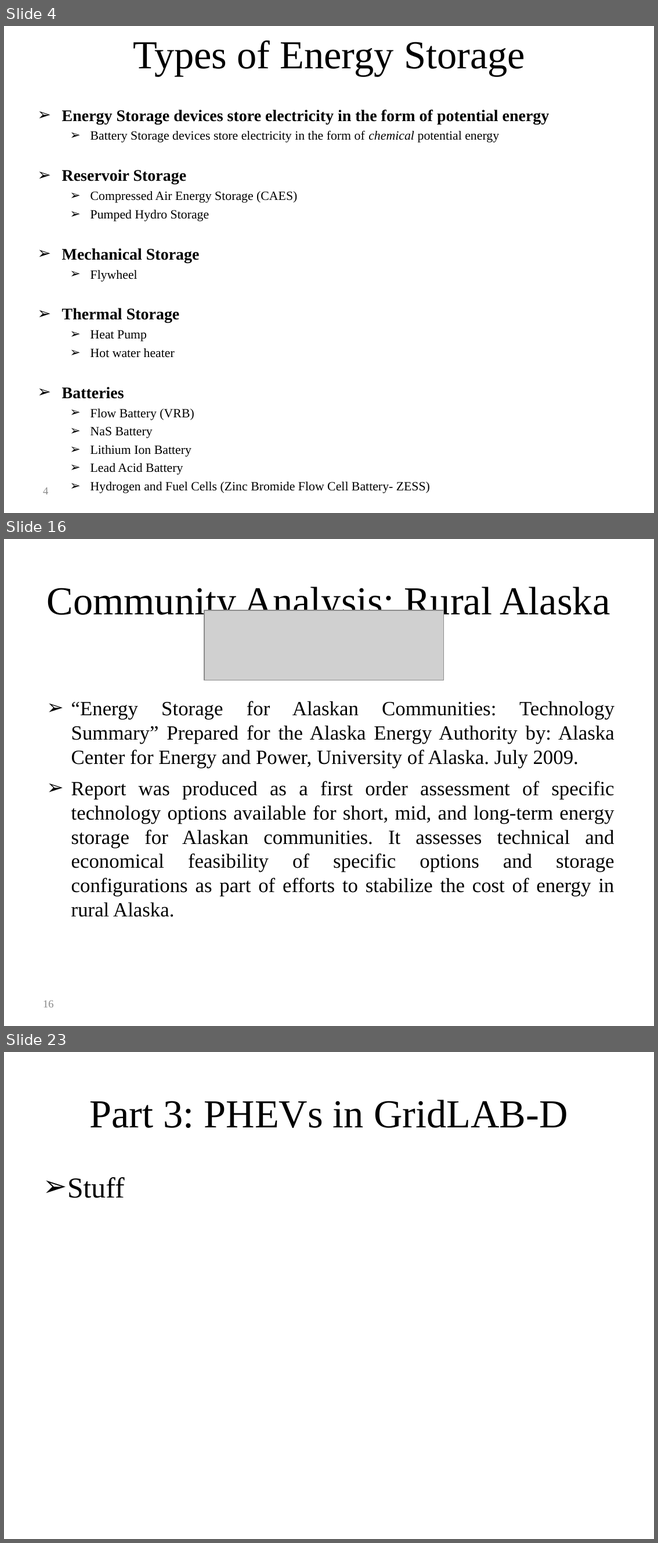
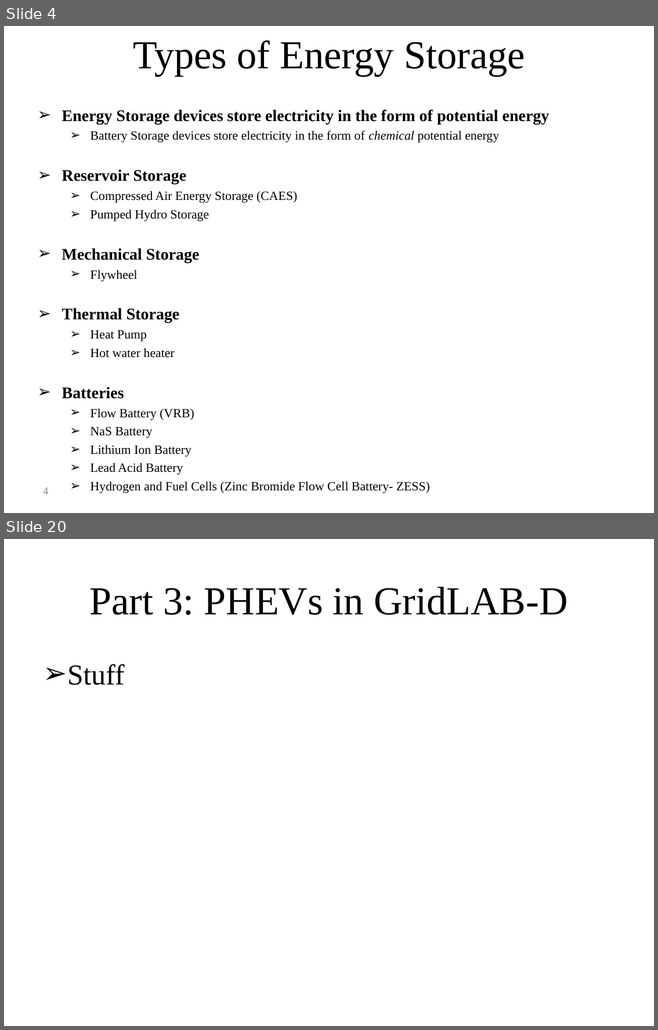
Before and after one commit to gridlab-d/course, a slide deck: Distribution_Analysis_Course/4.0 - Energy_Storage_and_PHEVs.ppt. Shown one above the other, each under a label of ours: slides 4, 16 and 23 before the commit, slides 4 and 20 after it; the slides between them are not shown. The pictures are 658x1543 and 658x1030 pixels, drawn with LibreOffice and Linux fonts; fonts in the diff are those of the drawing; grey boxes stand for pictures. Boxes give left, top, right and bottom in pixels: in the first picture for what was removed or moved away, otherwise in the second. Text is boxed around its words. In the diff, an @@ line names an element or a change of style, - is before the commit and + after.

```diff
--- a/Distribution_Analysis_Course/4.0 - Energy_Storage_and_PHEVs.ppt
+++ b/Distribution_Analysis_Course/4.0 - Energy_Storage_and_PHEVs.ppt
@@ slide 16 removed at (x1=4, y1=539, x2=654, y2=1026), background #FFFFFF @@
@@ title removed at (x1=47, y1=587, x2=610, y2=623) @@
-Community Analysis: Rural Alaska
@@ picture removed at (x1=204, y1=610, x2=443, y2=680) @@
@@ text removed at (x1=71, y1=701, x2=614, y2=917) @@
-➢ “Energy Storage for Alaskan Communities: Technology Summary” Prepared for the Alaska Energy Authority by: Alaska Center for Energy and Power, University of Alaska. July 2009.
-➢ Report was produced as a first order assessment of specific technology options available for short, mid, and long-term energy storage for Alaskan communities. It assesses technical and economical feasibility of specific options and storage configurations as part of efforts to stabilize the cost of energy in rural Alaska.
@@ page number removed at (x1=43, y1=1001, x2=54, y2=1008) @@
-16
@@ what was slide 23 is now slide 20 @@
```
Also in this commit, not shown: 11 slides changed, 4 slides added, 6 other slides removed.
